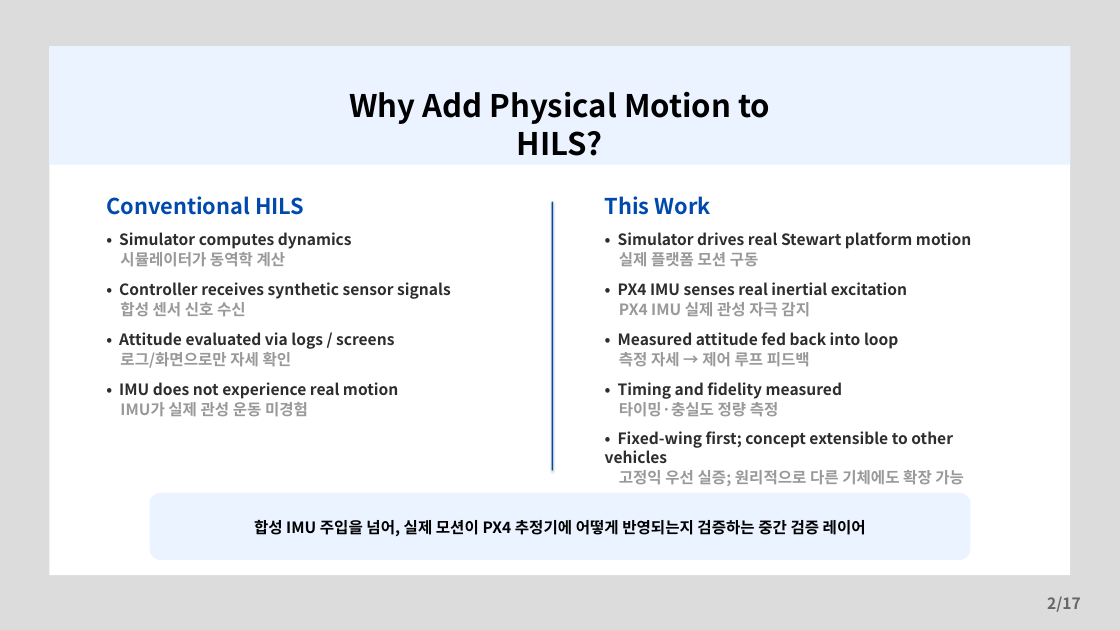
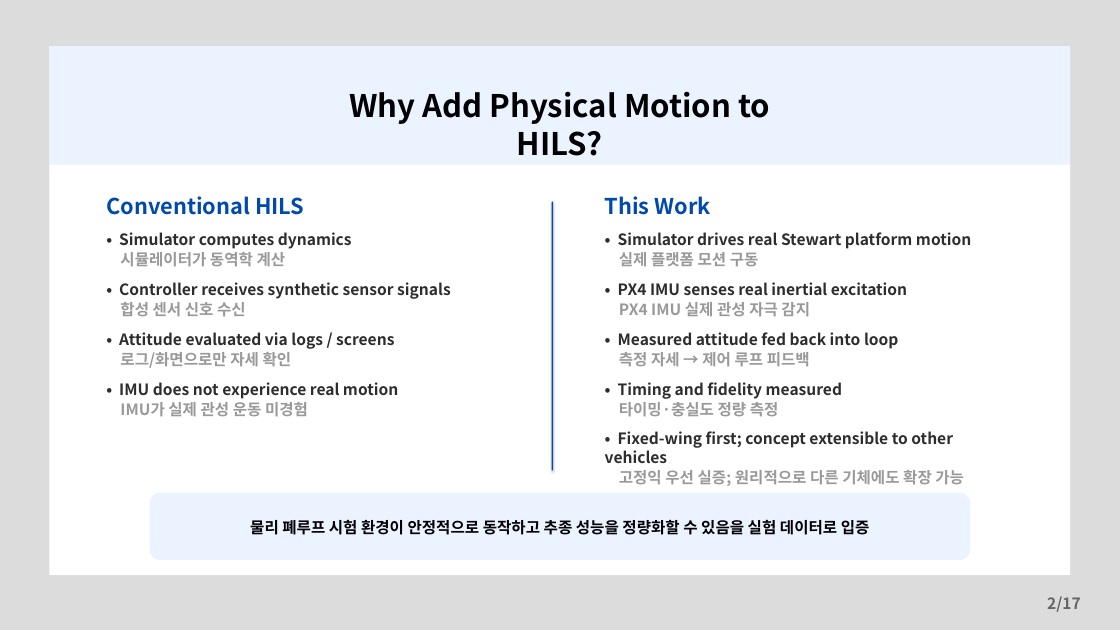
Before and after one commit to banana99ou/Stewart-Platform, a slide deck: slide 2 of presentation/KSAS_Spring2026_Presentation.pptx. Drawn at 1120x630 pixels with LibreOffice and Linux fonts; fonts in the diff are those of the drawing. Boxes give left, top, right and bottom in pixels: in the first picture for what was removed or moved away, otherwise in the second. Text is boxed around its words. In the diff, an @@ line names an element or a change of style, - is before the commit and + after.

```diff
--- a/presentation/KSAS_Spring2026_Presentation.pptx
+++ b/presentation/KSAS_Spring2026_Presentation.pptx
@@ text at <box>250,520,870,535</box>: text changed @@
-합성 IMU 주입을 넘어, 실제 모션이 PX4 추정기에 어떻게 반영되는지 검증하는 중간 검증 레이어
+물리 폐루프 시험 환경이 안정적으로 동작하고 추종 성능을 정량화할 수 있음을 실험 데이터로 입증
```
Also in this commit, not shown: 11 other slides changed, 1 other file.
